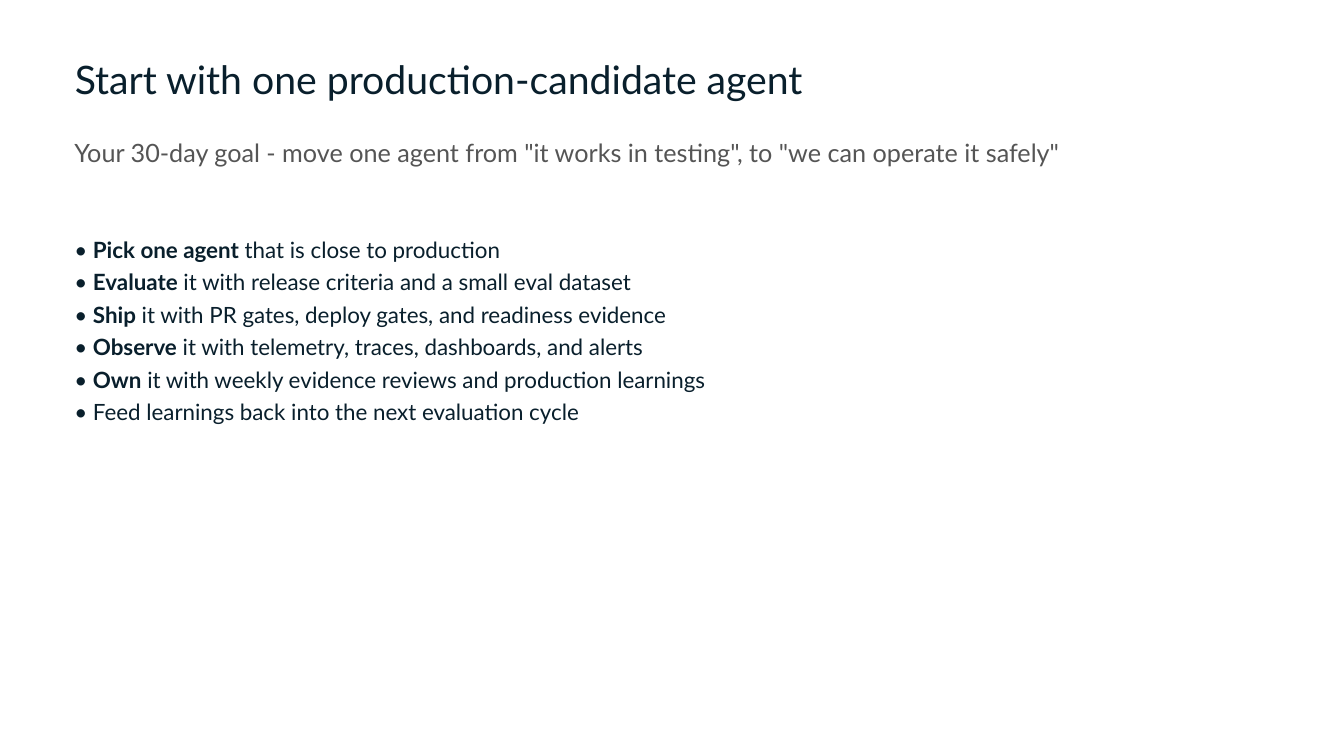
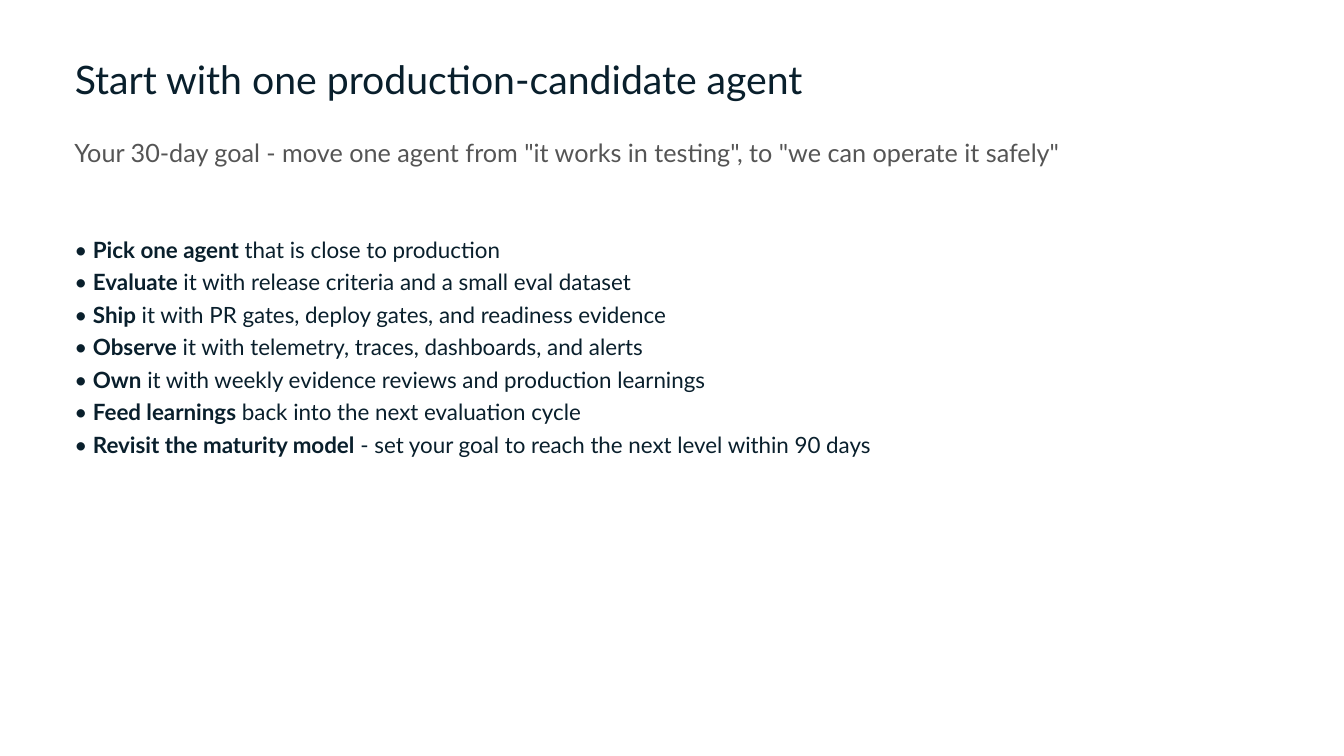
Before and after one commit to Azure/agentops-workshop, a slide deck: slide 28 of short/slides.pptx (slide 25 before the commit). Drawn at 1344x756 pixels with LibreOffice and Linux fonts; fonts in the diff are those of the drawing. Boxes give left, top, right and bottom in pixels: in the first picture for what was removed or moved away, otherwise in the second. Text is boxed around its words. In the diff, an @@ line names an element or a change of style, - is before the commit and + after.

```diff
--- a/short/slides.pptx
+++ b/short/slides.pptx
@@ text at (93, 403, 581, 424): bold on in "Feed learnings" @@
@@ text at (93, 436, 870, 457): paragraph added @@
+• Revisit the maturity model - set your goal to reach the next level within 90 days
```
Also in this commit, not shown: 2 other slides changed, 5 slides added, 2 slides removed, 3 other files.
